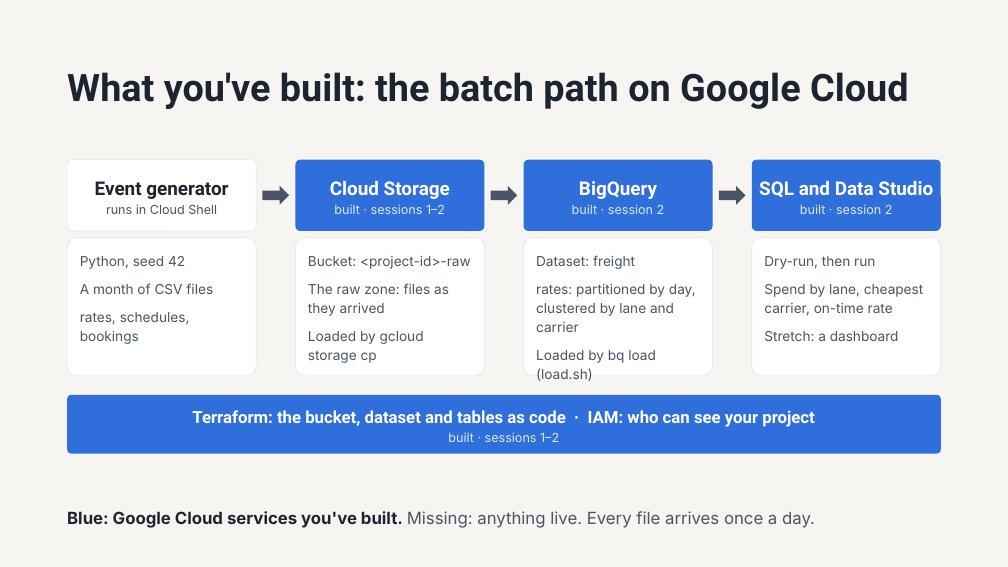
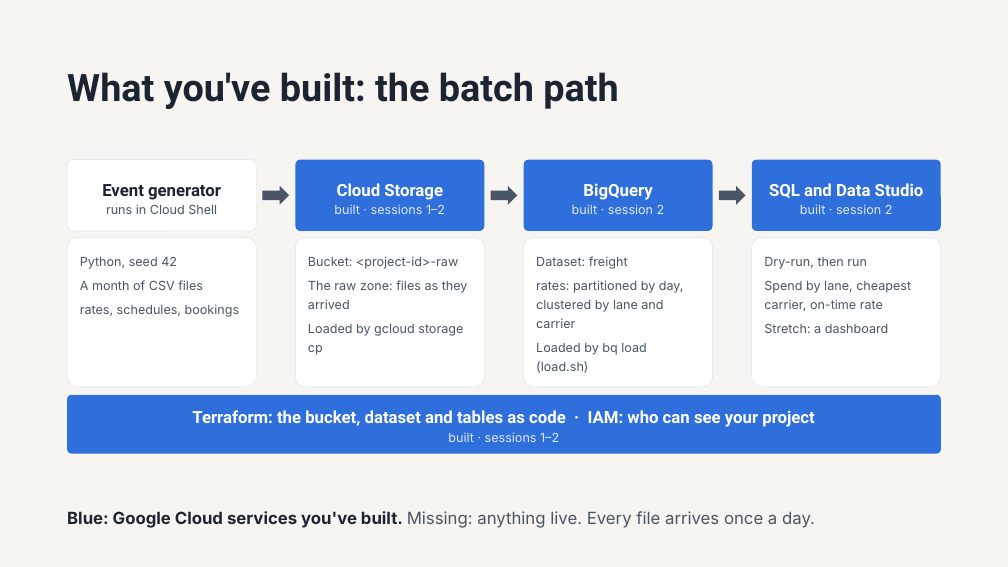
Before and after one commit to 1768SAIKUMAR/cloud-computing-srh, a slide deck: slide 4 of sessions/03-batch-streams-and-architecture-patterns/slides/session-03-batch-streams-and-architecture-patterns.pptx. Drawn at 1008x567 pixels with LibreOffice and Linux fonts; fonts in the diff are those of the drawing. Boxes give left, top, right and bottom in pixels: in the first picture for what was removed or moved away, otherwise in the second. Text is boxed around its words. In the diff, an @@ line names an element or a change of style, - is before the commit and + after.

```diff
--- a/sessions/03-batch-streams-and-architecture-patterns/slides/session-03-batch-streams-and-architecture-patterns.pptx
+++ b/sessions/03-batch-streams-and-architecture-patterns/slides/session-03-batch-streams-and-architecture-patterns.pptx
@@ title at <box>67,72,618,109</box>: text changed @@
-What you've built: the batch path on Google Cloud
+What you've built: the batch path
@@ text at <box>102,184,221,200</box>: size 18 to 16 pt in "Event generator" @@
@@ text at <box>337,183,443,200</box>: size 18 to 16 pt in "Cloud Storage" @@
@@ text at <box>583,183,652,200</box>: size 18 to 16 pt in "BigQuery" @@
@@ text at <box>769,183,924,198</box>: size 18 to 16 pt in "SQL and Data Studio" @@
@@ rounded rectangle: place and size @@
-rounded rectangle at <box>67,237,256,376</box>
+rounded rectangle at <box>67,237,256,387</box>
@@ rounded rectangle: place and size @@
-rounded rectangle at <box>296,237,485,376</box>
+rounded rectangle at <box>296,237,485,387</box>
@@ rounded rectangle: place and size @@
-rounded rectangle at <box>524,237,713,376</box>
+rounded rectangle at <box>524,237,713,387</box>
@@ rounded rectangle: place and size @@
-rounded rectangle at <box>752,237,941,376</box>
+rounded rectangle at <box>752,237,941,387</box>
@@ size 13 to 12 pt; more space between paragraphs; less space between paragraphs in 4 elements at <box>80,257,240,317</box>, <box>308,256,468,355</box>, <box>536,256,684,373</box>, <box>764,257,911,333</box> @@
```
Also in this commit, not shown: 9 other slides changed.
